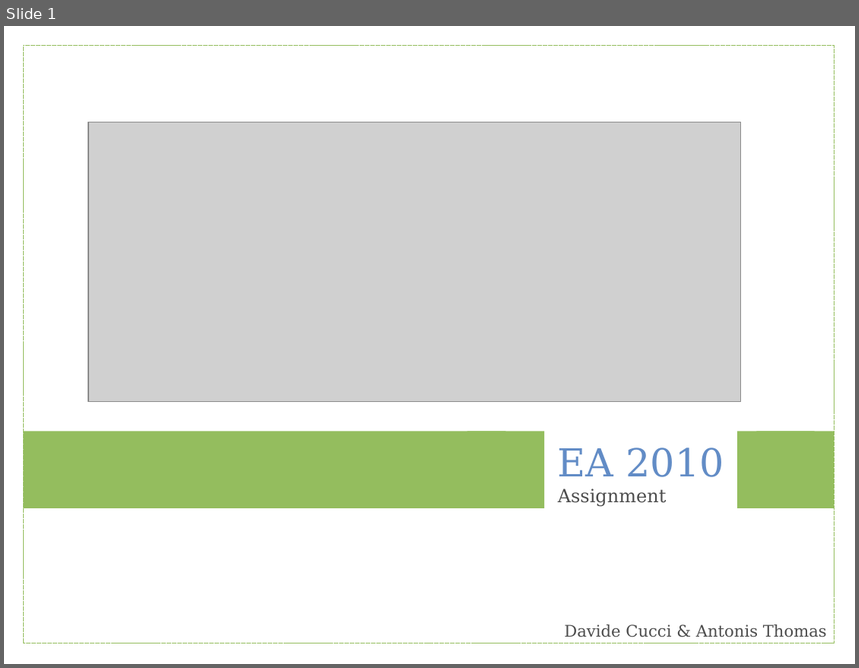
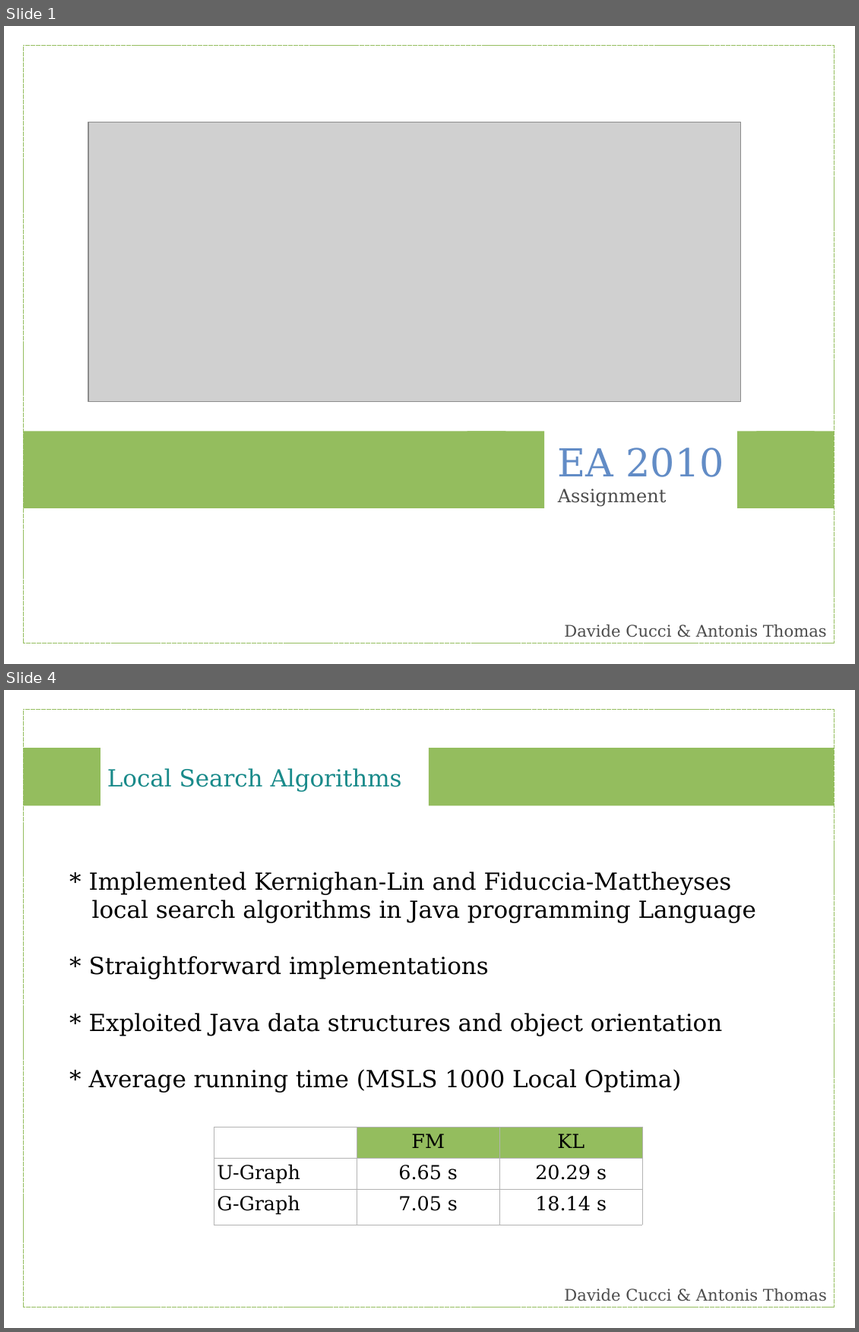
Before and after one commit to ufukhurriyetoglu/extreme-horsepower, a slide deck: EA2010/Report/eapres.odp. Shown one above the other, each under a label of ours: slide 1 before the commit, slides 1 and 4 after it; the slides between them are not shown. The pictures are 859x668 and 859x1332 pixels, drawn with LibreOffice and Linux fonts; fonts in the diff are those of the drawing; grey boxes stand for pictures. Boxes give left, top, right and bottom in pixels: in the first picture for what was removed or moved away, otherwise in the second. Text is boxed around its words. In the diff, an @@ line names an element or a change of style, - is before the commit and + after.

```diff
--- a/EA2010/Report/eapres.odp
+++ b/EA2010/Report/eapres.odp
@@ slide 4 added at box(4, 690, 855, 1328), background #FFFFFF @@
@@ rectangle added at box(23, 709, 835, 1308), outline #94BD5E 0 pt @@
@@ rectangle added at box(23, 748, 101, 806), fill #94BD5E @@
@@ rectangle added at box(429, 748, 835, 806), fill #94BD5E @@
@@ text added at box(107, 768, 402, 791), 22 pt, text #198A8A @@
+Local Search Algorithms
@@ text added at box(89, 872, 756, 1093), 22 pt, text #000000 @@
+* Implemented Kernighan-Lin and Fiduccia-Mattheyses local search algorithms in Java programming Language
+* Straightforward implementations
+* Exploited Java data structures and object orientation
+* Average running time (MSLS 1000 Local Optima)
@@ table added at box(214, 1127, 643, 1224), 3 rows, 3 columns @@
+ | FM | KL
+U-Graph | 6.65 s | 20.29 s
+G-Graph | 7.05 s | 18.14 s
@@ text added at box(564, 1289, 827, 1302), 15 pt, text #4C4C4C @@
+Davide Cucci & Antonis Thomas
```
Also in this commit, not shown: 1 slide changed, 19 other slides added, 15 slides removed.
